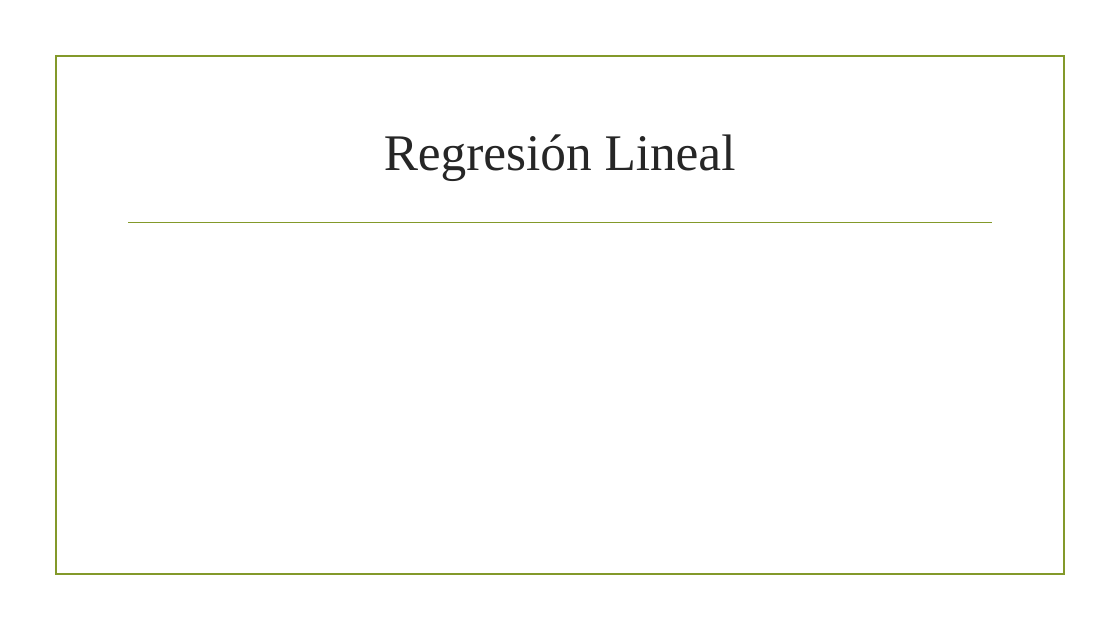
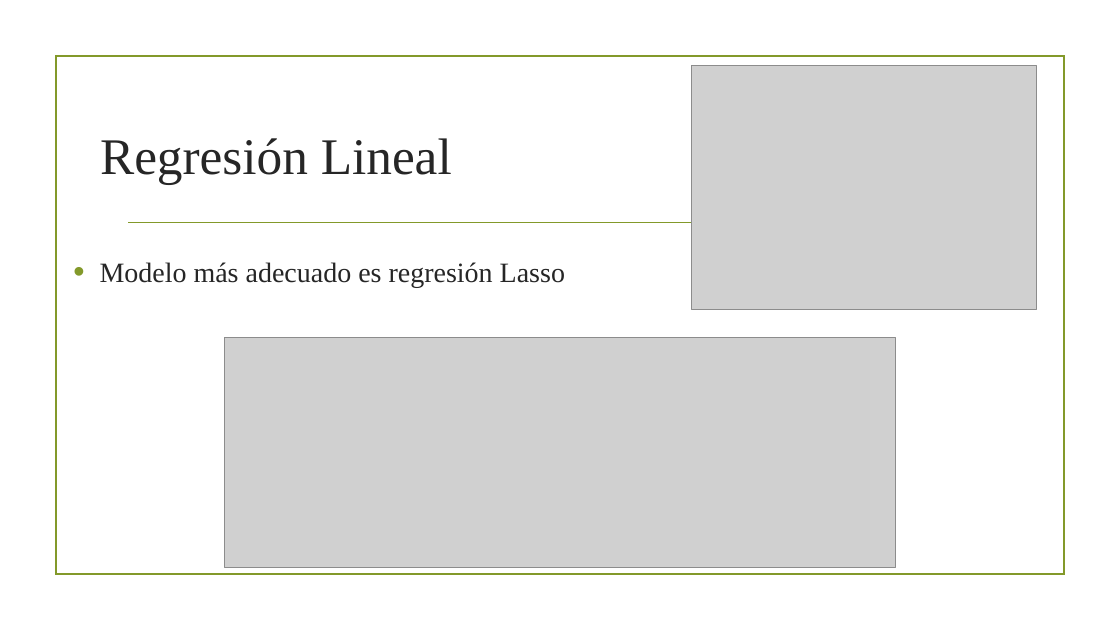
Before and after one commit to AlonsoCasanova/Proyecto-IMT2200, a slide deck: slide 8 of presentacion.pptx. Drawn at 1120x630 pixels with LibreOffice and Linux fonts; fonts in the diff are those of the drawing; grey boxes stand for pictures; background and template pictures are left out. Boxes give left, top, right and bottom in pixels: in the first picture for what was removed or moved away, otherwise in the second. Text is boxed around its words. In the diff, an @@ line names an element or a change of style, - is before the commit and + after.

```diff
--- a/presentacion.pptx
+++ b/presentacion.pptx
@@ picture added at (691, 66, 1036, 309) @@
@@ title "Regresión Lineal": place and size @@
-title "Regresión Lineal" at (384, 134, 736, 181)
+title "Regresión Lineal" at (100, 138, 452, 184)
@@ text added at (100, 262, 565, 288), 24 pt, text #262626 @@
+• Modelo más adecuado es regresión Lasso
@@ picture added at (224, 338, 896, 568) @@
```
Also in this commit, not shown: 2 other slides changed, 1 other file.
